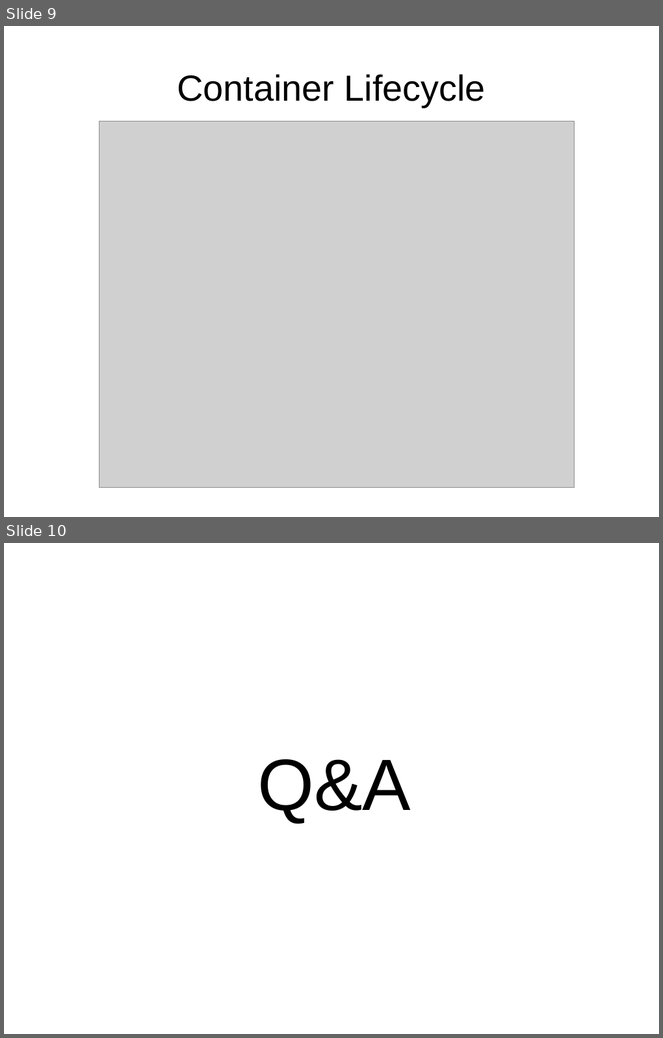
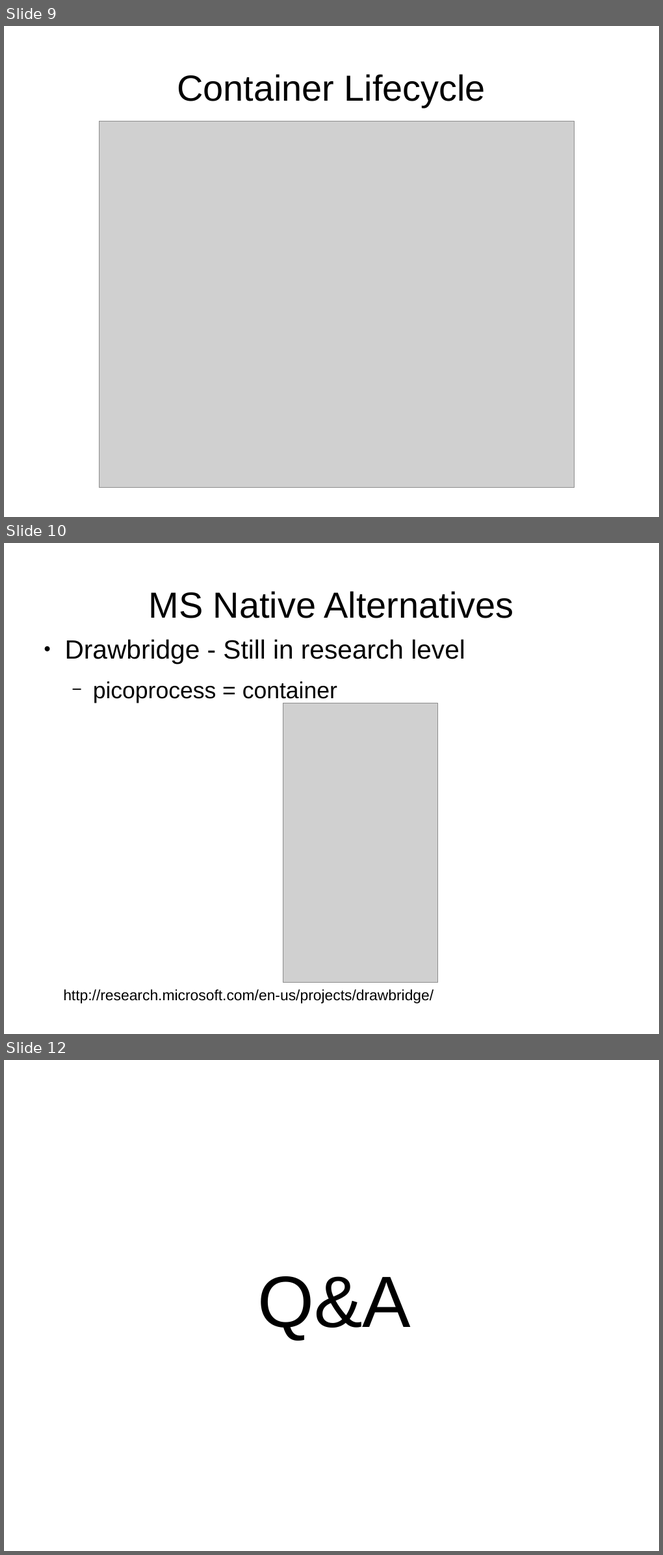
Before and after one commit to kdkanishka/DockerTechTalk, a slide deck: presentation/docker presentation.odp. Shown one above the other, each under a label of ours: slides 9 and 10 before the commit, slides 9, 10 and 12 after it; the slides between them are not shown. The pictures are 663x1038 and 663x1555 pixels, drawn with LibreOffice and Linux fonts; fonts in the diff are those of the drawing; grey boxes stand for pictures. Boxes give left, top, right and bottom in pixels: in the first picture for what was removed or moved away, otherwise in the second. Text is boxed around its words. In the diff, an @@ line names an element or a change of style, - is before the commit and + after.

```diff
--- a/presentation/docker presentation.odp
+++ b/presentation/docker presentation.odp
@@ slide 10 added at (4,543,659,1034), background #FFFFFF @@
@@ title added at (149,591,514,618), 44 pt, text #000000 @@
+MS Native Alternatives
@@ text added at (65,639,466,704), 32 pt, text #000000 @@
+● Drawbridge - Still in research level
+  − picoprocess = container
@@ picture added at (284,704,438,983) @@
@@ text added at (63,990,434,1004), 18 pt, text #000000 @@
+http://research.microsoft.com/en-us/projects/drawbridge/
@@ what was slide 10 is now slide 12 @@
```
Also in this commit, not shown: 1 other slide added.
